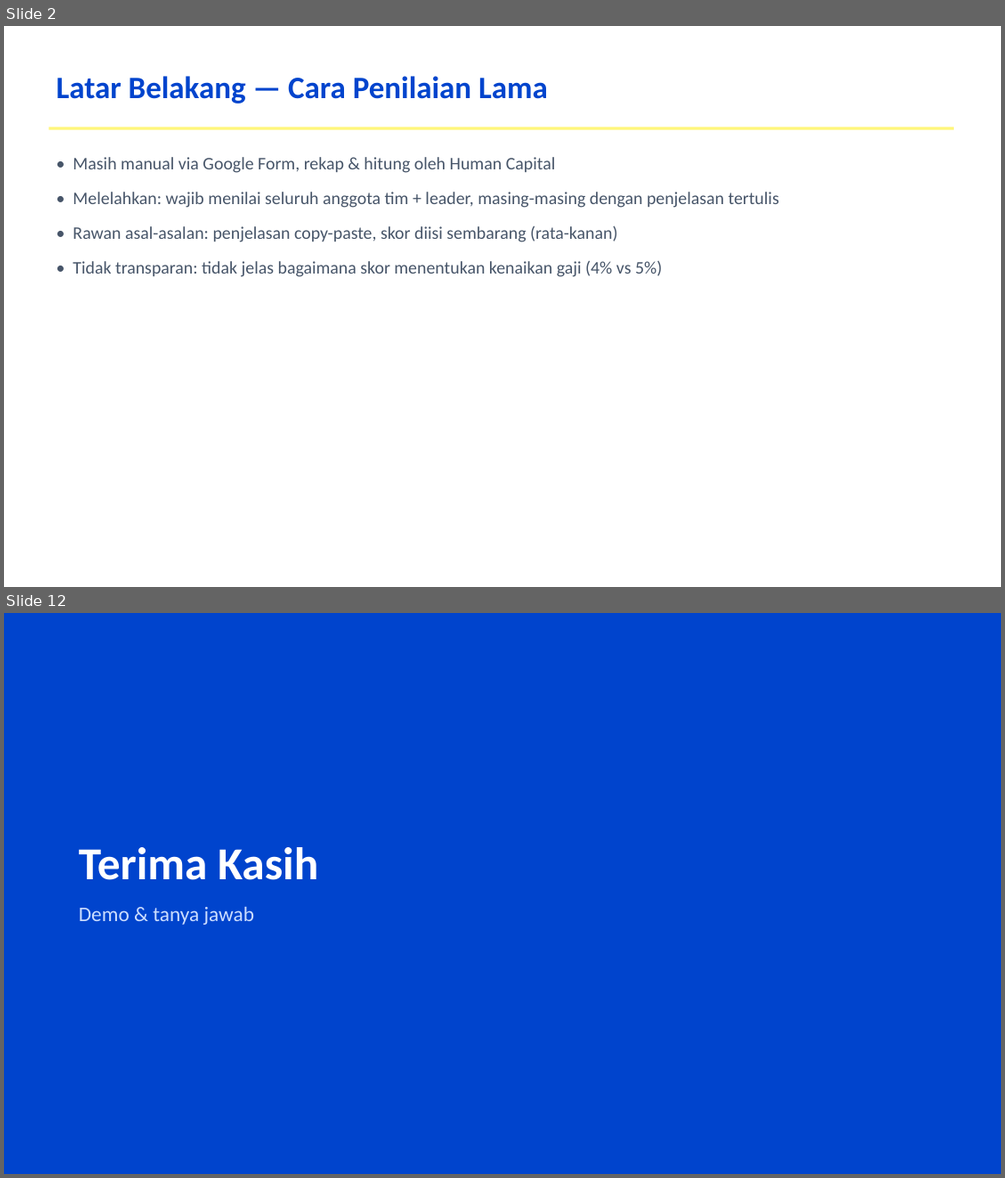
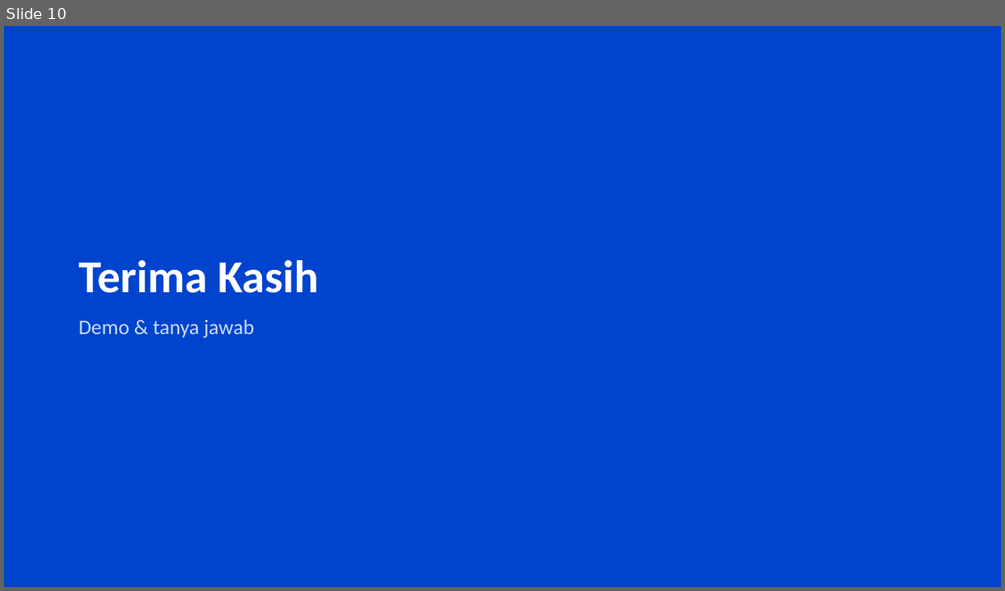
Before and after one commit to dhenta312/hackathon-appraisal, a slide deck: Presentasi-Penilaian-Kinerja.pptx. Shown one above the other, each under a label of ours: slides 2 and 12 before the commit, slide 10 after it; the slides between them are not shown. The pictures are 1005x1178 and 1005x591 pixels, drawn with LibreOffice and Linux fonts; fonts in the diff are those of the drawing. Boxes give left, top, right and bottom in pixels: in the first picture for what was removed or moved away, otherwise in the second. Text is boxed around its words. In the diff, an @@ line names an element or a change of style, - is before the commit and + after.

```diff
--- a/Presentasi-Penilaian-Kinerja.pptx
+++ b/Presentasi-Penilaian-Kinerja.pptx
@@ slide 2 removed at box(4, 26, 1001, 587), background #FFFFFF @@
@@ text removed at box(57, 76, 548, 103) @@
-Latar Belakang — Cara Penilaian Lama
@@ rectangle removed at box(48, 127, 954, 130) @@
@@ text removed at box(73, 157, 779, 277) @@
-• Masih manual via Google Form, rekap & hitung oleh Human Capital
-• Melelahkan: wajib menilai seluruh anggota tim + leader, masing-masing dengan penjelasan tertulis
-• Rawan asal-asalan: penjelasan copy-paste, skor diisi sembarang (rata-kanan)
-• Tidak transparan: tidak jelas bagaimana skor menentukan kenaikan gaji (4% vs 5%)
@@ what was slide 12 is now slide 10 @@
```
Also in this commit, not shown: 2 slides changed, 7 slides added, 8 other slides removed, 2 other files.
